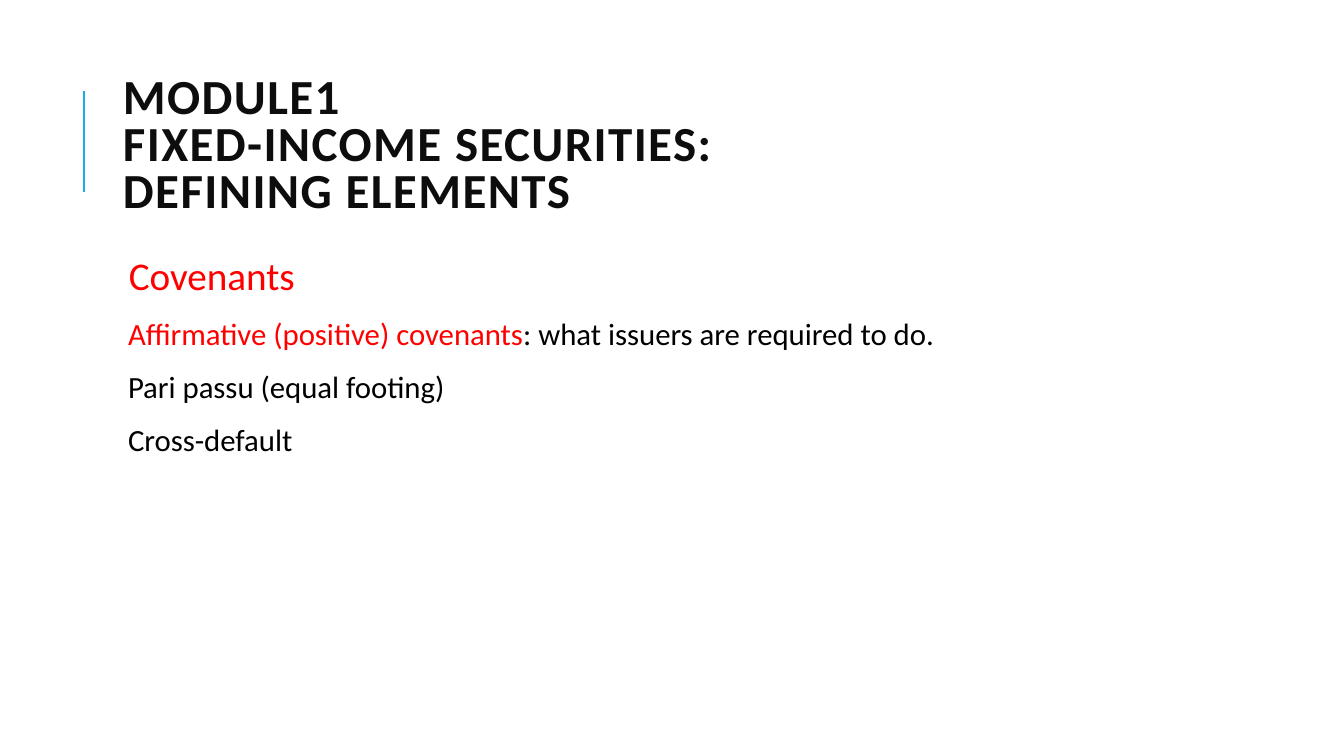
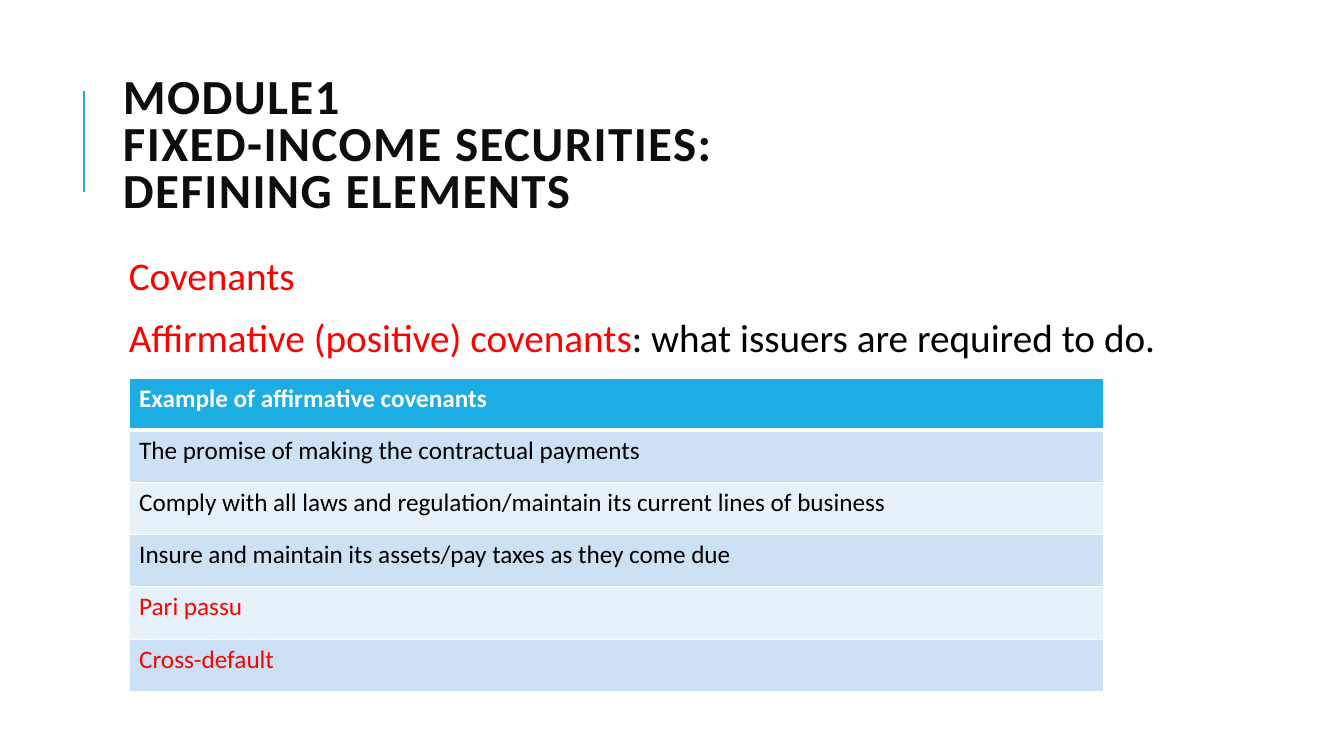
Before and after one commit to Isco0530/data, a slide deck: slide 17 of Fixed Income.pptx. Drawn at 1344x756 pixels with LibreOffice and Linux fonts; fonts in the diff are those of the drawing. Boxes give left, top, right and bottom in pixels: in the first picture for what was removed or moved away, otherwise in the second. Text is boxed around its words. In the diff, an @@ line names an element or a change of style, - is before the commit and + after.

```diff
--- a/Fixed Income.pptx
+++ b/Fixed Income.pptx
@@ text at (129,323,1155,359): size 22 to 28 pt in "Affirmative (positive) covenants: what issuers are required ..." @@
@@ text at (128,375,444,452): paragraphs removed @@
-  Pari passu (equal footing)
-  Cross-default
@@ table added at (129,378,1104,692), 6 rows, 1 columns @@
+Example of affirmative covenants
+The promise of making the contractual payments
+Comply with all laws and regulation/maintain its current lines of business
+Insure and maintain its assets/pay taxes as they come due
+Pari passu
+Cross-default
```
Also in this commit, not shown: 1 other slide changed, 1 other file.
